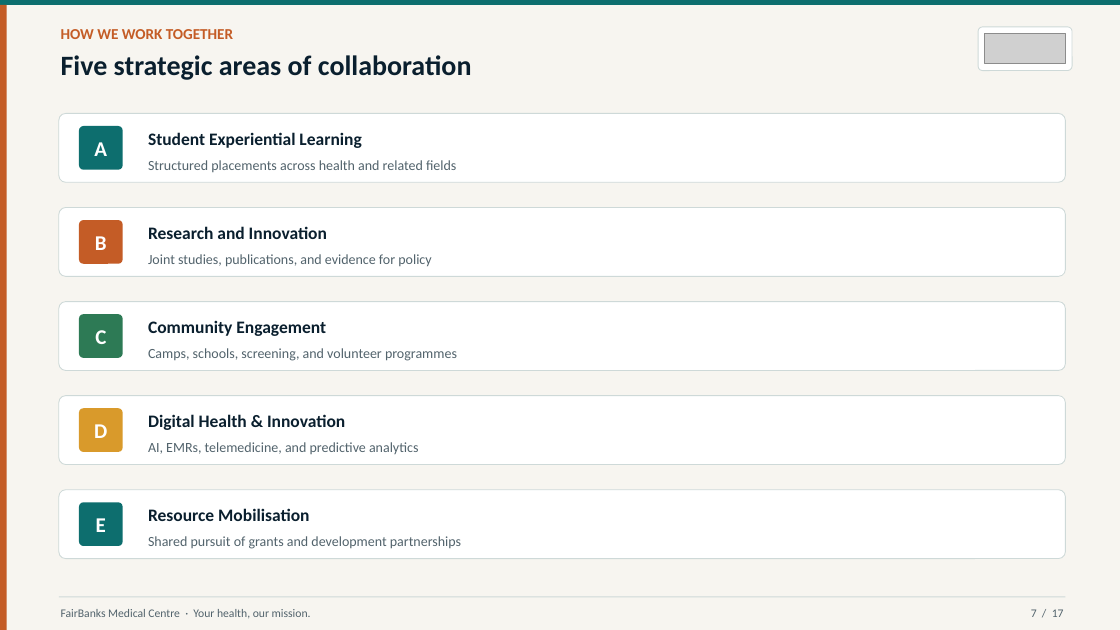
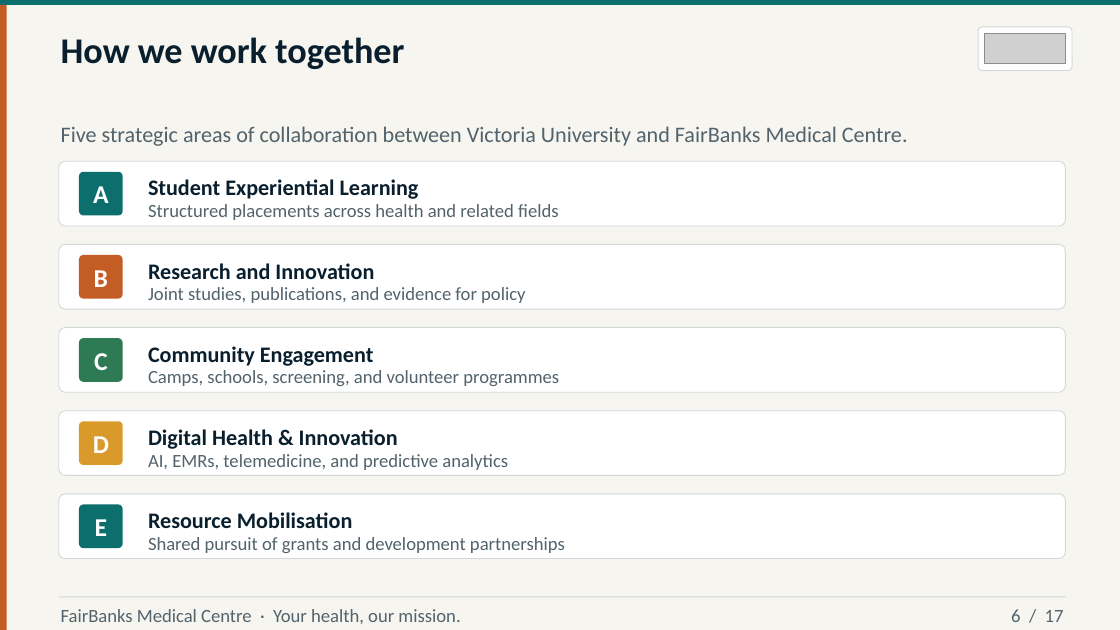
Before and after one commit to WASSWA2624/fairbanks, a slide deck: slide 6 of victoria/documents/victoria_ppt.pptx (slide 7 before the commit). Drawn at 1120x630 pixels with LibreOffice and Linux fonts; fonts in the diff are those of the drawing; grey boxes stand for pictures. Boxes give left, top, right and bottom in pixels: in the first picture for what was removed or moved away, otherwise in the second. Text is boxed around its words. In the diff, an @@ line names an element or a change of style, - is before the commit and + after.

Commit message:
Update Victoria University partnership proposal script and PowerPoint presentation. Adjusted header and footer dimensions, refined text formatting, and improved layout for title and subtitle handling. Enhanced bullet point sizes and spacing for better readability, and added new content sections to clarify collaboration areas with FairBanks Medical Centre.

```diff
--- a/victoria/documents/victoria_ppt.pptx
+++ b/victoria/documents/victoria_ppt.pptx
@@ text at [61, 37, 404, 69]: text changed; size 13 to 31 pt; text colour #C45C26 to #0A1F2E @@
-HOW WE WORK TOGETHER
+How we work together
@@ text at [61, 126, 908, 146]: text changed; size 24 to 19 pt; text colour #0A1F2E to #52636C; bold off @@
-Five strategic areas of collaboration
+Five strategic areas of collaboration between Victoria University and FairBanks Medical Centre.
@@ rounded rectangle: place and size @@
-rounded rectangle at [59, 113, 1065, 182]
+rounded rectangle at [59, 161, 1065, 226]
@@ size 18 to 22 pt in 5 elements at [95, 519, 107, 536], [93, 436, 109, 453], [94, 353, 108, 370], [94, 270, 108, 287], [93, 186, 109, 203] @@
@@ 3 texts, 1 rounded rectangle: place and size @@
-3 texts, 1 rounded rectangle at [79, 126, 456, 172]
+3 texts, 1 rounded rectangle at [79, 171, 558, 220]
@@ size 15 to 19 pt in 5 elements at [148, 512, 353, 528], [148, 429, 398, 449], [148, 346, 374, 366], [148, 263, 374, 279], [148, 179, 419, 199] @@
@@ size 12 to 16 pt in 5 elements at [148, 537, 565, 553], [148, 454, 508, 470], [148, 370, 559, 386], [148, 287, 525, 303], [148, 204, 558, 220] @@
@@ rounded rectangle: place and size @@
-rounded rectangle at [59, 208, 1065, 276]
+rounded rectangle at [59, 245, 1065, 309]
@@ 2 texts, 1 rounded rectangle: place and size @@
-2 texts, 1 rounded rectangle at [79, 220, 327, 264]
+2 texts, 1 rounded rectangle at [79, 255, 374, 299]
@@ text "Joint studies, publications, and evidence ...": place and size @@
-text "Joint studies, publications, and evidence ..." at [148, 254, 431, 267]
+text "Joint studies, publications, and evidence ..." at [148, 287, 525, 303]
@@ rounded rectangle: place and size @@
-rounded rectangle at [59, 302, 1065, 371]
+rounded rectangle at [59, 328, 1065, 392]
@@ 2 texts, 1 rounded rectangle: place and size @@
-2 texts, 1 rounded rectangle at [79, 314, 326, 358]
+2 texts, 1 rounded rectangle at [79, 339, 374, 382]
@@ text "Camps, schools, screening, and volunteer ...": place and size @@
-text "Camps, schools, screening, and volunteer ..." at [148, 348, 457, 361]
+text "Camps, schools, screening, and volunteer ..." at [148, 370, 559, 386]
@@ rounded rectangle: place and size @@
-rounded rectangle at [59, 396, 1065, 465]
+rounded rectangle at [59, 411, 1065, 476]
@@ 2 texts, 1 rounded rectangle: place and size @@
-2 texts, 1 rounded rectangle at [79, 408, 345, 452]
+2 texts, 1 rounded rectangle at [79, 421, 398, 465]
@@ text "AI, EMRs, telemedicine, and predictive ...": place and size @@
-text "AI, EMRs, telemedicine, and predictive ..." at [148, 442, 418, 454]
+text "AI, EMRs, telemedicine, and predictive ..." at [148, 454, 508, 470]
@@ rounded rectangle: place and size @@
-rounded rectangle at [59, 490, 1065, 559]
+rounded rectangle at [59, 494, 1065, 559]
@@ text "FairBanks Medical Centre · Your ..." at [61, 609, 460, 624]: size 10 to 16 pt @@
@@ text at [1011, 609, 1064, 622]: text changed; size 10 to 16 pt @@
-7 / 17
+6 / 17
```
Also in this commit, not shown: 16 other slides changed, 1 other file.
